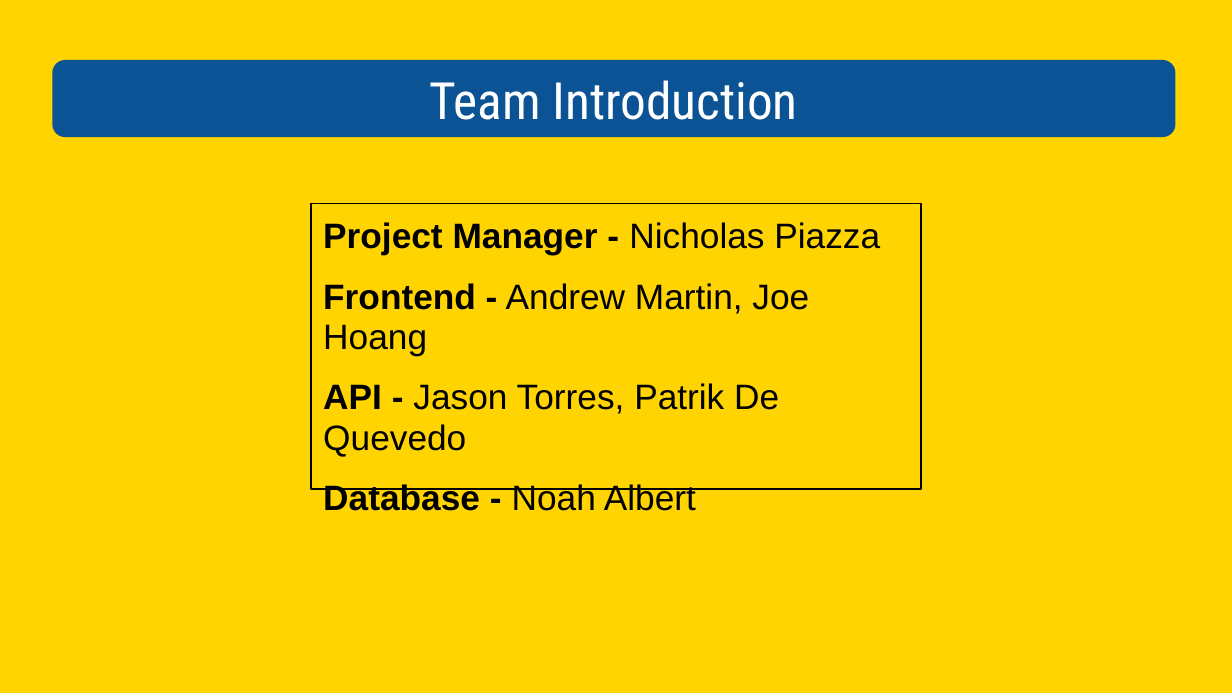
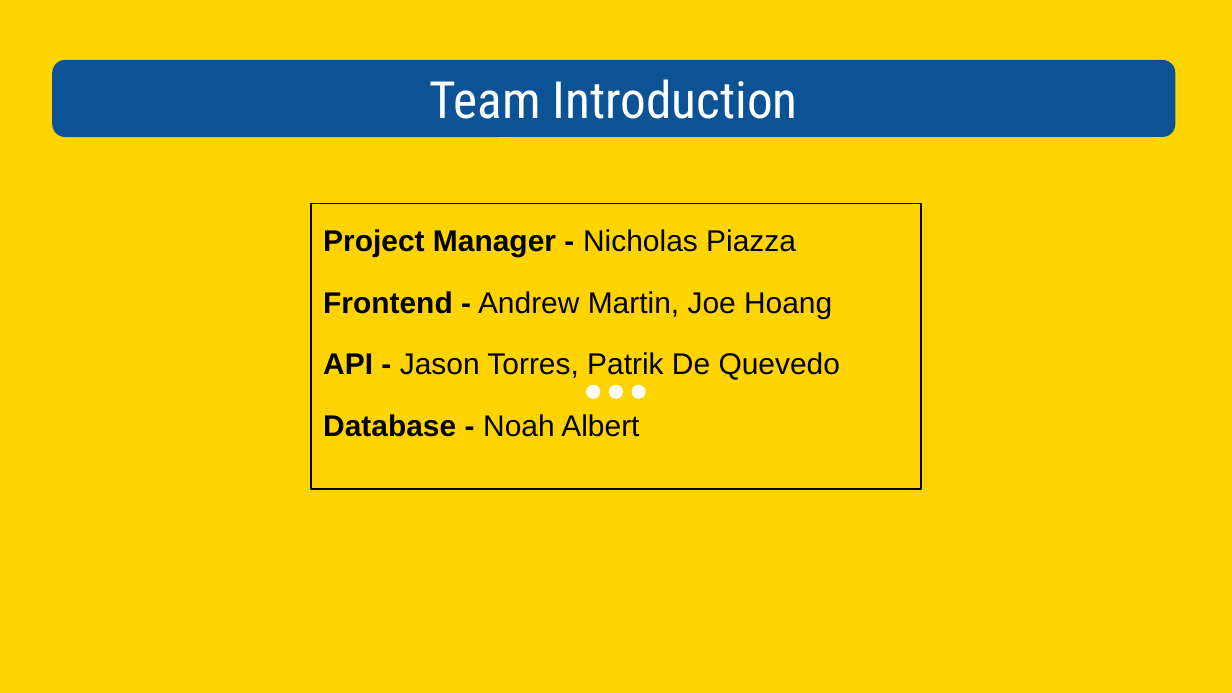
Before and after one commit to NoahAlbert/POOSD-Group8, a slide deck: slide 2 of docs/MyYellowPages.pptx. Drawn at 1232x693 pixels with LibreOffice and Linux fonts; fonts in the diff are those of the drawing. Boxes give left, top, right and bottom in pixels: in the first picture for what was removed or moved away, otherwise in the second. Text is boxed around its words. In the diff, an @@ line names an element or a change of style, - is before the commit and + after.

```diff
--- a/docs/MyYellowPages.pptx
+++ b/docs/MyYellowPages.pptx
@@ text "Project Manager - Nicholas Piazza" at (310,203,920,488): size 20.6 to 17.5 pt; line spacing 0.95 to 1.15; outline #000000 0.75 pt to #000000 0.74 pt @@
@@ ellipse added at (586,384,600,398), fill #FFFFFF @@
@@ ellipse added at (609,384,622,398), fill #FFFFFF @@
@@ ellipse added at (632,384,646,398), fill #FFFFFF @@
```
Also in this commit, not shown: 9 other slides changed.
